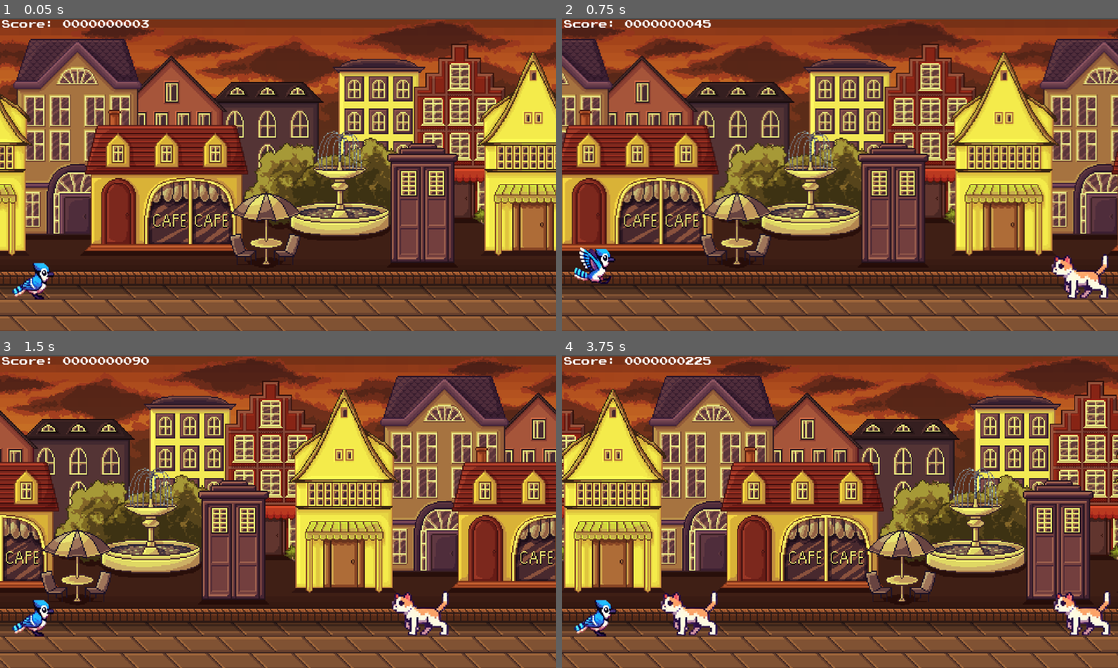
Above: before the commit, frames 1-4 (two rows, left to right).
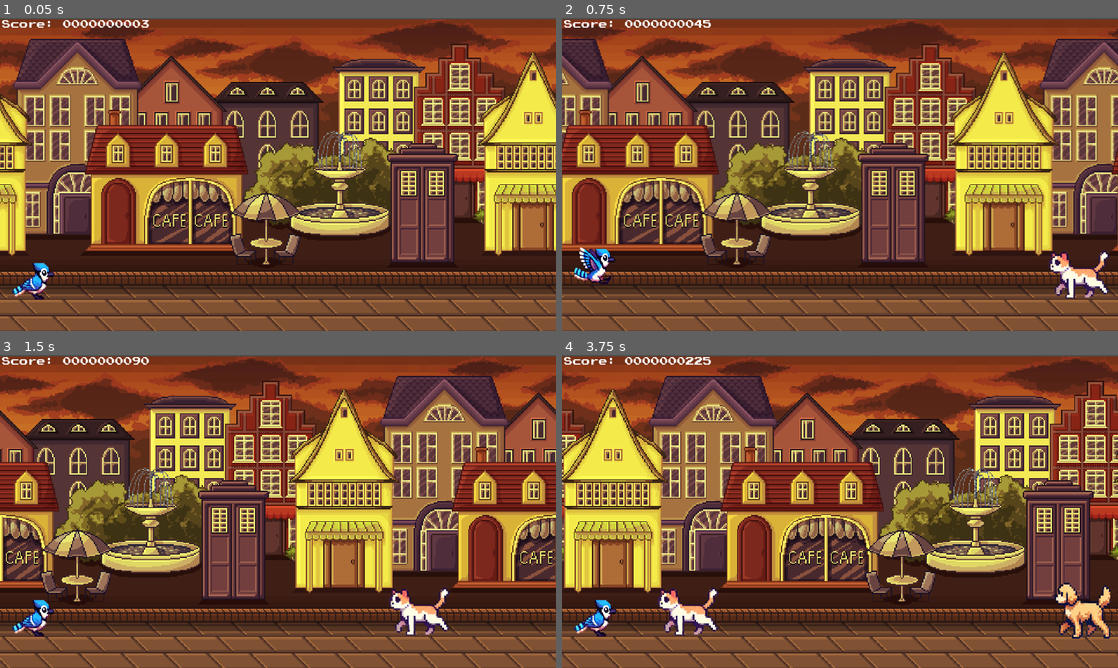
Above: after the commit, the same moments.

Repository: reddign/gamers
Game: Godot game, scene res://main.tscn
Same seed, same stepped clock (60 frames per second), same inputs: the game is played once before the commit and once after it.
Inputs:
- Up to frame 1 (0.05 s): no input
- Up to frame 2 (0.75 s): tap Enter (ui_accept) at 0.5 s
- Up to frame 3 (1.5 s): tap Enter (ui_accept) at 0.77 s
- Up to frame 4 (3.75 s): tap Enter (ui_accept) at 1.52, 3.02 s

Frame 1 is identical in both runs. In frame 2, 0.8% of the frame differs, in the area x 87-99%, y 74-90%; in frame 3, 0.8%; in frame 4, 1.9%, in the area x 17-99%, y 72-91%.

Commit message:
Randomized enemy sprites

Diff:
--- a/web_src/games/jayrunner/jayrunner_src/Obstacles.tscn
+++ b/web_src/games/jayrunner/jayrunner_src/Obstacles.tscn
@@ -1,8 +1,11 @@
-[gd_scene load_steps=6 format=3 uid="uid://bvxcamevtingt"]
+[gd_scene load_steps=9 format=3 uid="uid://bvxcamevtingt"]
 
 [ext_resource type="Script" path="res://obstacle.gd" id="1_njla2"]
 [ext_resource type="Texture2D" uid="uid://cv27qtnjwsdt0" path="res://images/cat1.png" id="2_06qgb"]
 [ext_resource type="Texture2D" uid="uid://bv3j3bpcxr5bd" path="res://images/cat2.png" id="3_57maj"]
+[ext_resource type="Texture2D" uid="uid://bqwaavnefbpat" path="res://images/dog1.png" id="4_qvubi"]
+[ext_resource type="Texture2D" uid="uid://cfa7itnss34vf" path="res://images/dog2.png" id="5_mpvox"]
+[ext_resource type="Texture2D" uid="uid://ssdyrllor3kt" path="res://images/truck1.png" id="6_8qlrx"]
 
 [sub_resource type="RectangleShape2D" id="RectangleShape2D_pscy1"]
 size = Vector2(146, 113)
@@ -19,6 +22,25 @@
 "loop": true,
 "name": &"1",
 "speed": 5.0
+}, {
+"frames": [{
+"duration": 1.0,
+"texture": ExtResource("4_qvubi")
+}, {
+"duration": 1.0,
+"texture": ExtResource("5_mpvox")
+}],
+"loop": true,
+"name": &"2",
+"speed": 5.0
+}, {
+"frames": [{
+"duration": 1.0,
+"texture": ExtResource("6_8qlrx")
+}],
+"loop": true,
+"name": &"3",
+"speed": 5.0
 }]
 
 [node name="obstacle" type="Area2D"]
@@ -28,11 +50,10 @@
 position = Vector2(17, -61)
 shape = SubResource("RectangleShape2D_pscy1")
 
-[node name="cat2D" type="AnimatedSprite2D" parent="."]
+[node name="Enemy" type="AnimatedSprite2D" parent="."]
 position = Vector2(17, -61)
 scale = Vector2(0.416813, 0.45418)
 sprite_frames = SubResource("SpriteFrames_5bwum")
-animation = &"1"
-frame_progress = 0.712884
+animation = &"3"
 
 [connection signal="body_entered" from="." to="." method="_on_body_entered"]
--- a/web_src/games/jayrunner/jayrunner_src/obstacle.gd
+++ b/web_src/games/jayrunner/jayrunner_src/obstacle.gd
@@ -5,7 +5,7 @@
 
 func _ready():
 	position.x = 1400
-	$cat2D.play()
+	$Enemy.play(var_to_str(randi_range(1, 3)))
 	add_to_group("obstacles")
 
 func _process(delta):
@@ -14,7 +14,7 @@
 
 func _on_body_entered(_body: CharacterBody2D) -> void:
 	game_over = true
-	$cat2D.pause()
+	$Enemy.pause()
 	get_tree().call_group("obstacles","stop_moving")
 	get_tree().call_group("scrollers","stop_scrolling")
 	print("GAME OVER")
@@ -23,4 +23,4 @@
 
 func stop_moving():
 	game_over = true
-	$cat2D.pause()
+	$Enemy.pause()
Not shown, changed: web_src/games/jayrunner/jayrunner_exports/jayrunner.apple-touch-icon.png
Not shown, changed: web_src/games/jayrunner/jayrunner_exports/jayrunner.html
Not shown, changed: web_src/games/jayrunner/jayrunner_exports/jayrunner.icon.png
Not shown, changed: web_src/games/jayrunner/jayrunner_exports/jayrunner.pck
Not shown, changed: web_src/games/jayrunner/jayrunner_exports/jayrunner.png
